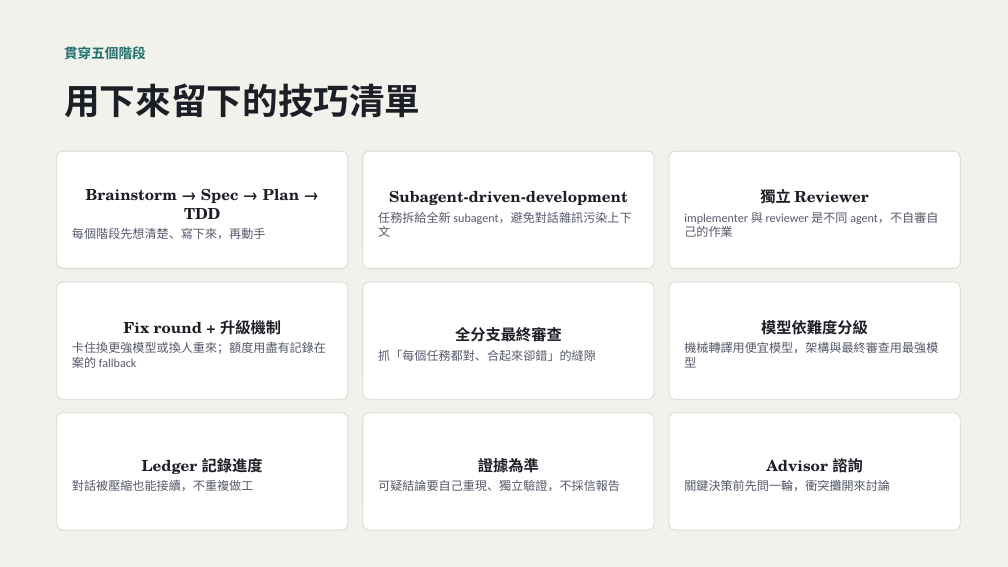
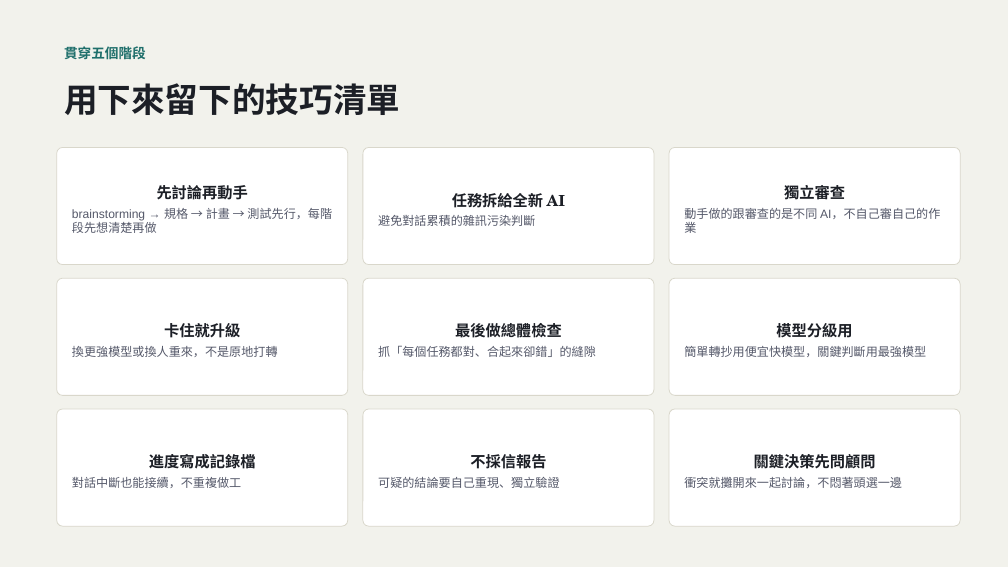
Before and after one commit to LinGaOscar/Spring-MissionBoard, a slide deck: slide 25 of docs/從HTML到SaaS_AI開發技巧回顧.pptx (slide 15 before the commit). Drawn at 1008x567 pixels with LibreOffice and Linux fonts; fonts in the diff are those of the drawing. Boxes give left, top, right and bottom in pixels: in the first picture for what was removed or moved away, otherwise in the second. Text is boxed around its words. In the diff, an @@ line names an element or a change of style, - is before the commit and + after.

Commit message:
fix: 簡報字型改用跨平台通用字型，避免手機版顯示跑版
Avenir Next／Menlo 僅 Mac 內建，手機 App 上被替換字型後文字方塊溢出、跟其他元素重疊。改用 Georgia／Arial／Courier New，並讓所有文字框內容過長時自動縮小字級而非溢出。

```diff
--- a/docs/從HTML到SaaS_AI開發技巧回顧.pptx
+++ b/docs/從HTML到SaaS_AI開發技巧回顧.pptx
@@ text "用下來留下的技巧清單" at [64,83,400,115]: size 34 to 32 pt @@
@@ 9 rounded rectangles: place and size @@
-9 rounded rectangles at [57,151,960,530]
+9 rounded rectangles at [57,147,960,526]
@@ text in rounded rectangle at [72,185,332,233]: text changed; size 14.5 to 11.5 pt; font TeX Gyre Schola to Arial; text colour #1C1F26 to #55596A; bold off @@
-Brainstorm → Spec → Plan → TDD
-每個階段先想清楚、寫下來，再動手
+先討論再動手
+brainstorming → 規格 → 計畫 → 測試先行，每階段先想清楚再做
@@ text in rounded rectangle at [378,193,565,226]: text changed; size 14.5 to 11.5 pt; font TeX Gyre Schola to Arial; text colour #1C1F26 to #55596A; bold off @@
-Subagent-driven-development
-任務拆給全新 subagent，避免對話雜訊污染上下文
+任務拆給全新 AI
+避免對話累積的雜訊污染判斷
@@ text in rounded rectangle at [684,183,940,233]: text changed; font Calibri to Arial @@
-獨立 Reviewer
-implementer 與 reviewer 是不同 agent，不自審自己的作業
+獨立審查
+動手做的跟審查的是不同 AI，不自己審自己的作業
@@ text in rounded rectangle at [72,323,278,357]: text changed; font Calibri to Arial @@
-Fix round + 升級機制
-卡住換更強模型或換人重來；額度用盡有記錄在案的 fallback
+卡住就升級
+換更強模型或換人重來，不是原地打轉
@@ text in rounded rectangle at [455,321,562,341]: text changed @@
-全分支最終審查
+最後做總體檢查
@@ text in rounded rectangle at [684,323,926,357]: text changed; font Calibri to Arial @@
-模型依難度分級
-機械轉譯用便宜模型，架構與最終審查用最強模型
+模型分級用
+簡單轉抄用便宜快模型，關鍵判斷用最強模型
@@ text in rounded rectangle at [378,346,596,357]: font Calibri to Arial in "抓「每個任務都對、合起來卻錯」的縫隙" @@
@@ text in rounded rectangle at [72,452,256,488]: text changed; font Calibri to Arial @@
-Ledger 記錄進度
-對話被壓縮也能接續，不重複做工
+進度寫成記錄檔
+對話中斷也能接續，不重複做工
@@ text in rounded rectangle at [378,454,559,488]: text changed; font Calibri to Arial @@
-證據為準
-可疑結論要自己重現、獨立驗證，不採信報告
+不採信報告
+可疑的結論要自己重現、獨立驗證
@@ text in rounded rectangle at [684,452,902,488]: text changed; font Calibri to Arial @@
-Advisor 諮詢
-關鍵決策前先問一輪，衝突攤開來討論
+關鍵決策先問顧問
+衝突就攤開來一起討論，不悶著頭選一邊
```
Also in this commit, not shown: 17 other slides changed, 10 slides added.
